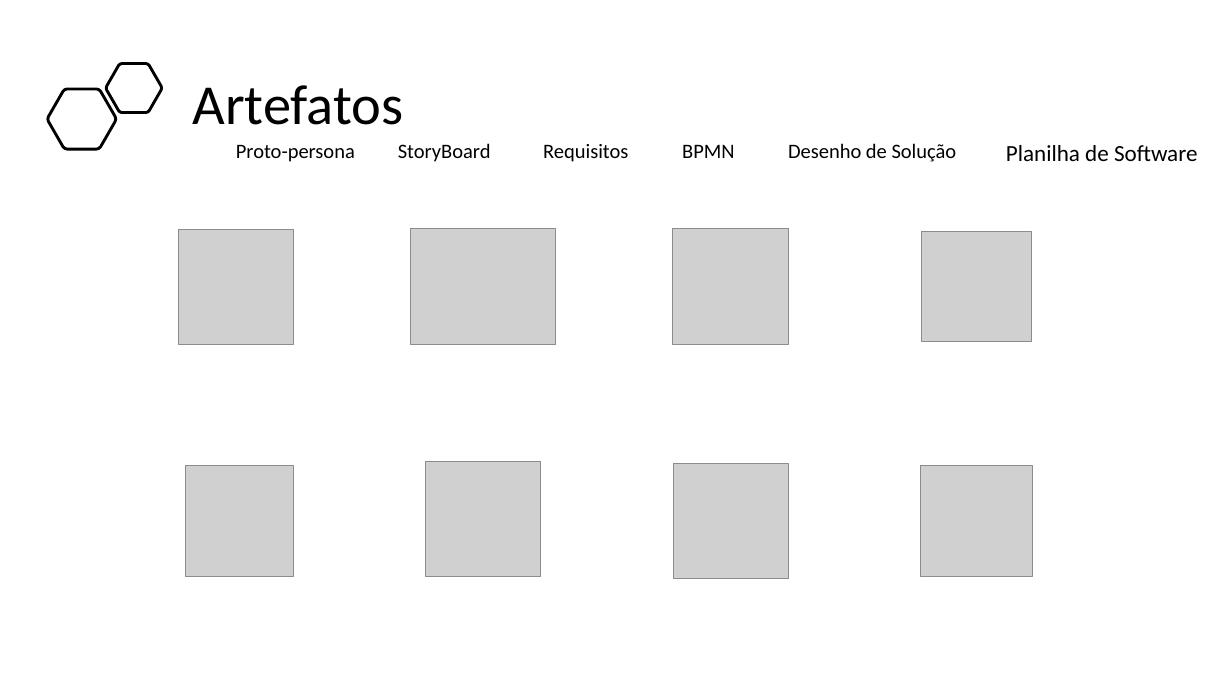
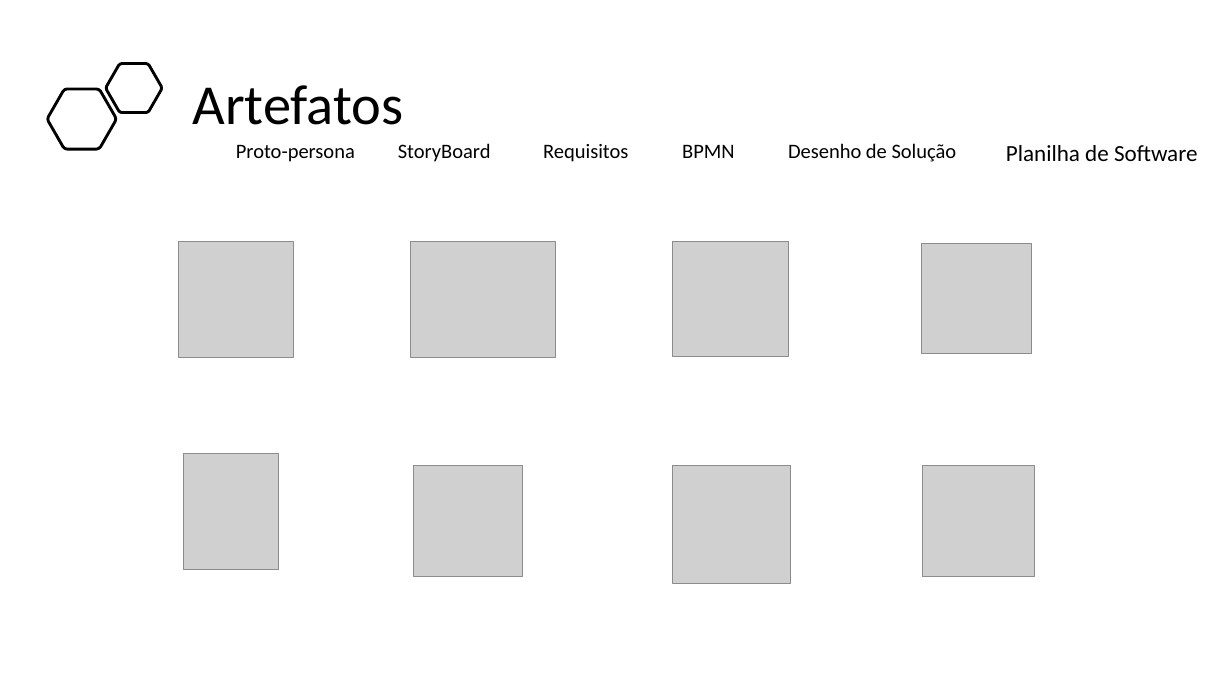
Before and after one commit to BandTec/project-hunter, a slide deck: slide 5 of Documentação/Apresentação - Sprint 3.pptx. Drawn at 1232x693 pixels with LibreOffice and Linux fonts; fonts in the diff are those of the drawing; grey boxes stand for pictures. Boxes give left, top, right and bottom in pixels: in the first picture for what was removed or moved away, otherwise in the second. Text is boxed around its words. In the diff, an @@ line names an element or a change of style, - is before the commit and + after.

```diff
--- a/Documentação/Apresentação - Sprint 3.pptx
+++ b/Documentação/Apresentação - Sprint 3.pptx
@@ picture moved from (x1=178, y1=229, x2=294, y2=345) to (x1=178, y1=242, x2=294, y2=358) @@
@@ 3 pictures moved together from (x1=410, y1=229, x2=1032, y2=345) to (x1=410, y1=241, x2=1032, y2=357) @@
@@ picture added at (x1=183, y1=454, x2=278, y2=569) @@
@@ picture moved from (x1=185, y1=466, x2=293, y2=578) to (x1=414, y1=466, x2=522, y2=578) @@
@@ picture removed at (x1=425, y1=462, x2=541, y2=578) @@
@@ picture moved from (x1=673, y1=464, x2=788, y2=579) to (x1=673, y1=466, x2=791, y2=584) @@
```
Also in this commit, not shown: 2 other slides changed, 1 other file.
